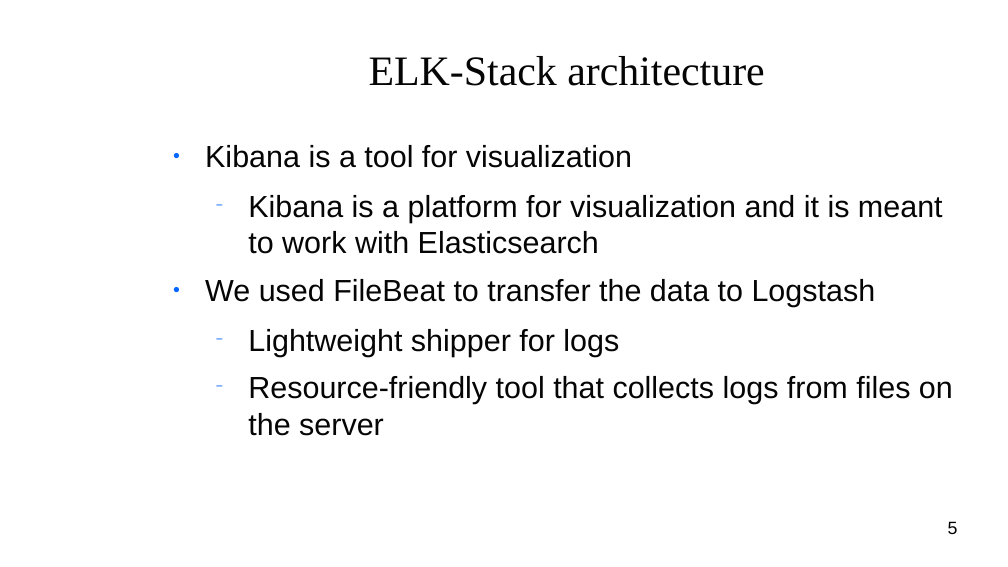
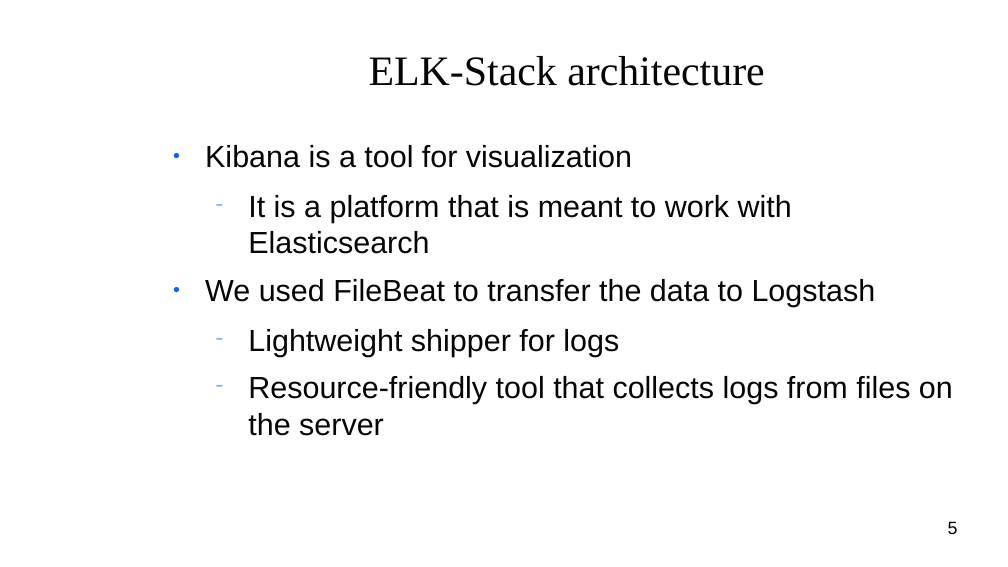
Before and after one commit to niinavi/Jarjestelmaprojekti, a slide deck: slide 5 of project_management/Presentation.odp. Drawn at 1008x567 pixels with LibreOffice and Linux fonts; fonts in the diff are those of the drawing; background and template pictures are left out. Boxes give left, top, right and bottom in pixels: in the first picture for what was removed or moved away, otherwise in the second. Text is boxed around its words. In the diff, an @@ line names an element or a change of style, - is before the commit and + after.

Commit message:
typos

```diff
--- a/project_management/Presentation.odp
+++ b/project_management/Presentation.odp
@@ text at (x1=248, y1=195, x2=792, y2=254): text changed @@
-  − Kibana is a platform for visualization and it is meant to work with Elasticsearch
+  − It is a platform that is meant to work with Elasticsearch
```
Also in this commit, not shown: 4 other slides changed.
